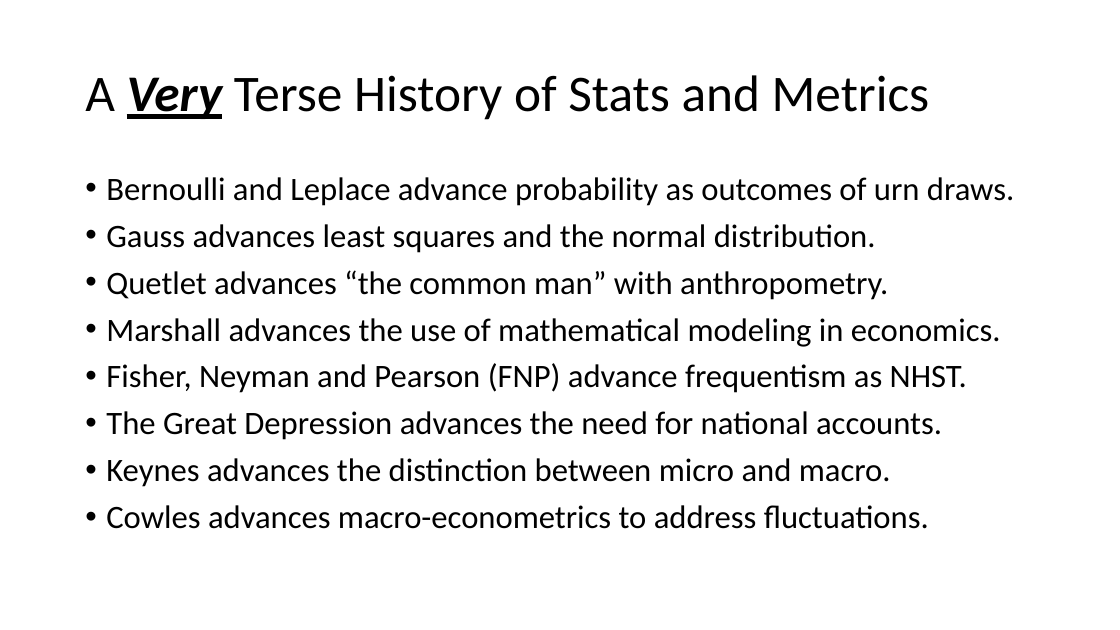
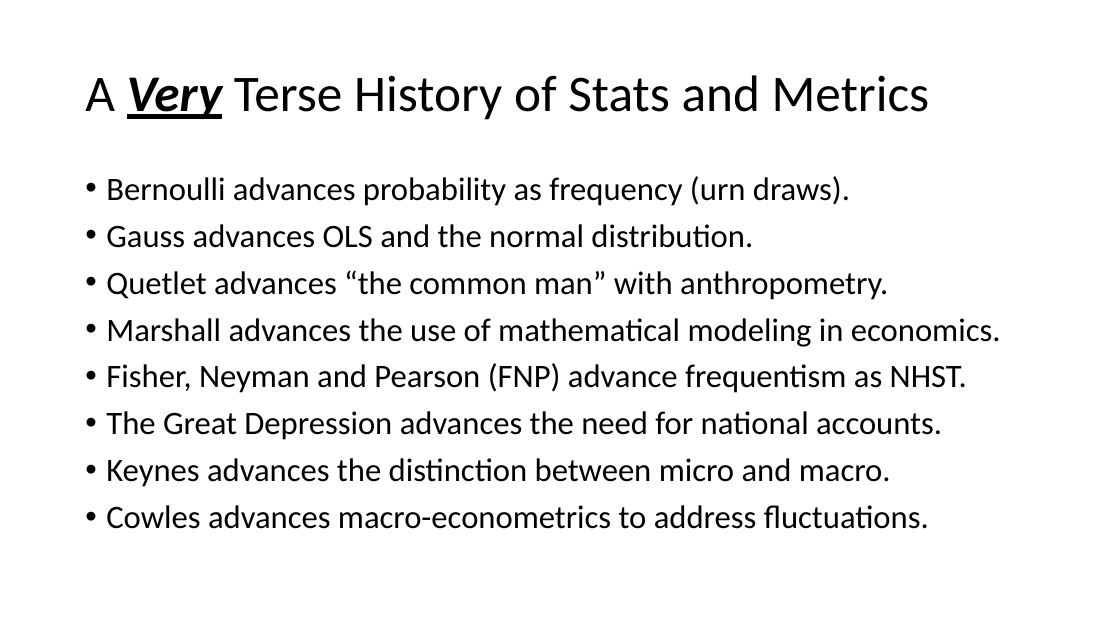
Before and after one commit to thsavage/Public-Presentations, a slide deck: slide 3 of It Ain't AI.pptx. Drawn at 1120x630 pixels with LibreOffice and Linux fonts; fonts in the diff are those of the drawing. Boxes give left, top, right and bottom in pixels: in the first picture for what was removed or moved away, otherwise in the second. Text is boxed around its words. In the diff, an @@ line names an element or a change of style, - is before the commit and + after.

```diff
--- a/It Ain't AI.pptx
+++ b/It Ain't AI.pptx
@@ text at [106, 176, 850, 248]: text changed @@
-• Bernoulli and Leplace advance probability as outcomes of urn draws.
-• Gauss advances least squares and the normal distribution.
+• Bernoulli advances probability as frequency (urn draws).
+• Gauss advances OLS and the normal distribution.
```
Also in this commit, not shown: 6 other slides changed.
